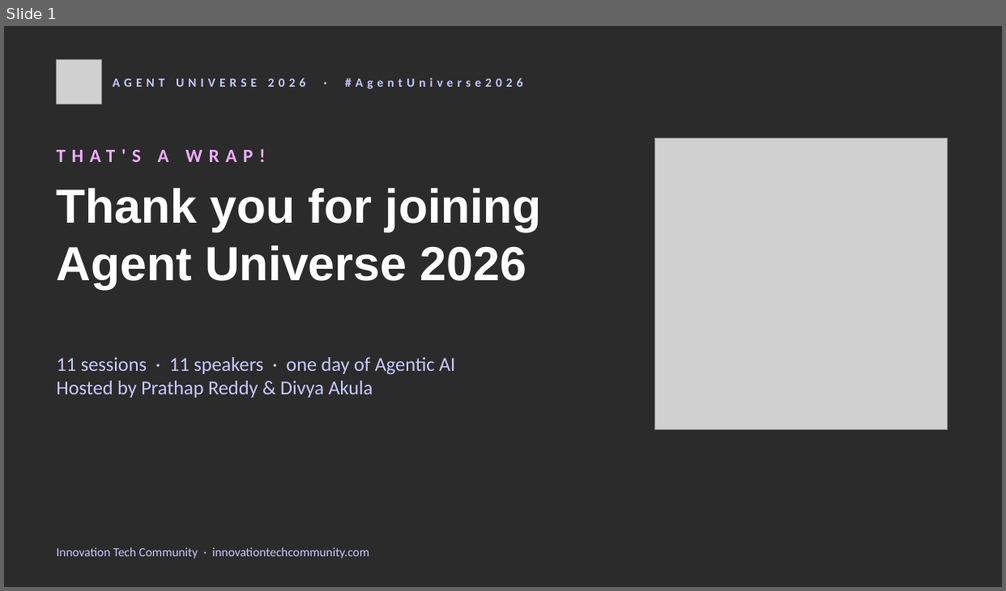
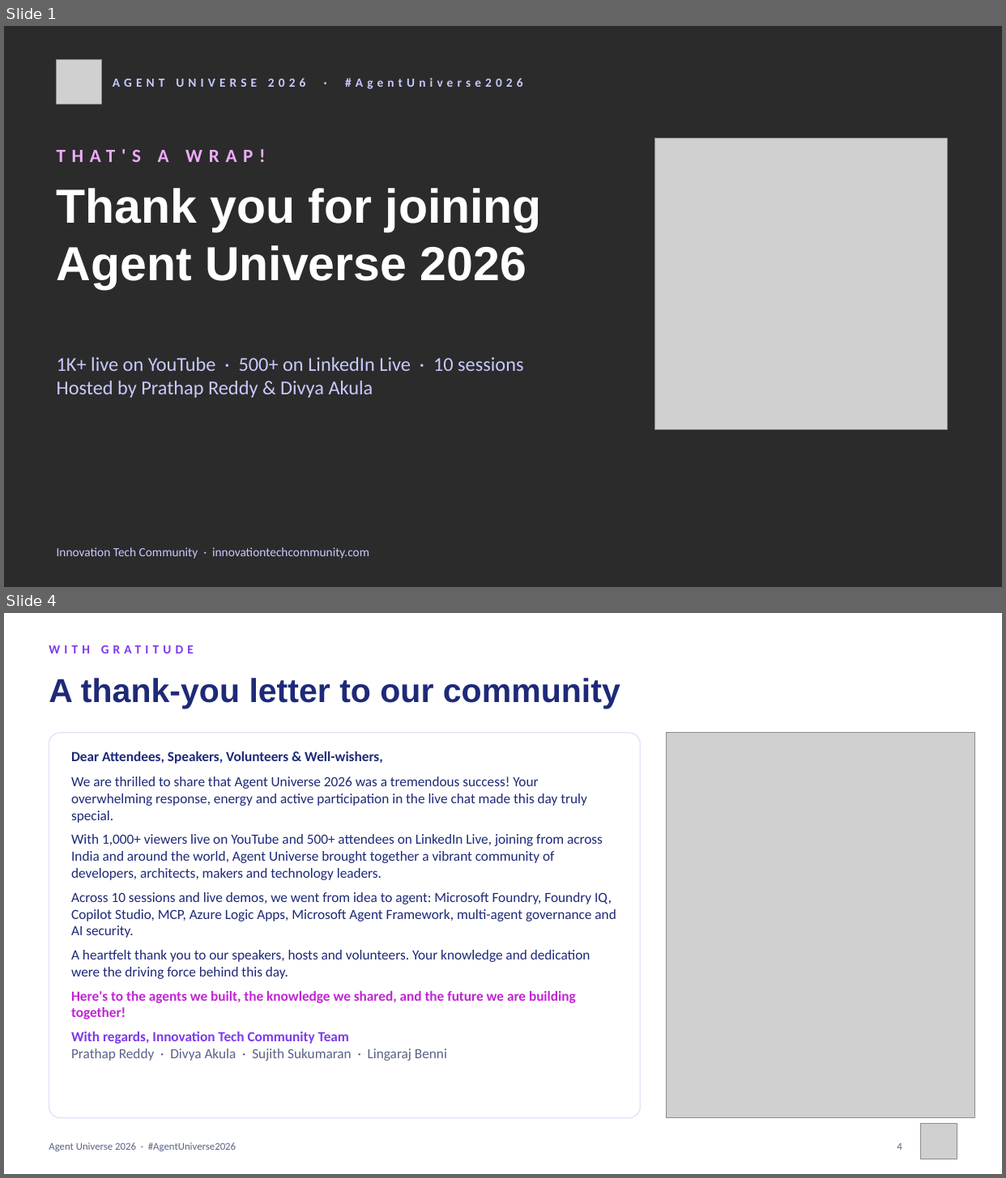
Before and after one commit to prathapm14/agent-universe-2026, a slide deck: slides/agent-universe-2026-closing.pptx. Shown one above the other, each under a label of ours: slide 1 before the commit, slides 1 and 4 after it; the slides between them are not shown. The pictures are 1006x591 and 1006x1178 pixels, drawn with LibreOffice and Linux fonts; fonts in the diff are those of the drawing; grey boxes stand for pictures; background and template pictures are left out; a plain dark background stands for a picture behind light text. Boxes give left, top, right and bottom in pixels: in the first picture for what was removed or moved away, otherwise in the second. Text is boxed around its words. In the diff, an @@ line names an element or a change of style, - is before the commit and + after.

```diff
--- a/slides/agent-universe-2026-closing.pptx
+++ b/slides/agent-universe-2026-closing.pptx
@@ slide 4 added at <box>4,613,1002,1174</box>, background picture (left out) @@
@@ text added at <box>49,636,722,662</box>, 12 pt, text #7C3AED, bold @@
+WITH GRATITUDE
@@ text added at <box>49,678,620,709</box>, 32 pt, text #1E2A78, bold @@
+A thank-you letter to our community
@@ rounded rectangle added at <box>49,733,641,1118</box>, fill #FFFFFF, outline #E4E0FB 1 pt @@
@@ picture added at <box>667,733,975,1118</box> @@
@@ text added at <box>71,752,616,1061</box>, 13.5 pt, text #1E2A78 @@
+Dear Attendees, Speakers, Volunteers & Well-wishers,
+We are thrilled to share that Agent Universe 2026 was a tremendous success! Your overwhelming response, energy and active participation in the live chat made this day truly special.
+With 1,000+ viewers live on YouTube and 500+ attendees on LinkedIn Live, joining from across India and around the world, Agent Universe brought together a vibrant community of developers, architects, makers and technology leaders.
+Across 10 sessions and live demos, we went from idea to agent: Microsoft Foundry, Foundry IQ, Copilot Studio, MCP, Azure Logic Apps, Microsoft Agent Framework, multi-agent governance and AI security.
+A heartfelt thank you to our speakers, hosts and volunteers. Your knowledge and dedication were the driving force behind this day.
+Here's to the agents we built, the knowledge we shared, and the future we are building together!
+With regards, Innovation Tech Community Team
+Prathap Reddy · Divya Akula · Sujith Sukumaran · Lingaraj Benni
@@ text added at <box>49,1143,236,1152</box>, 10 pt, text #5B6385 @@
+Agent Universe 2026 · #AgentUniverse2026
@@ text added at <box>897,1144,901,1150</box>, 10 pt, text #5B6385 @@
+4
@@ picture added at <box>921,1123,957,1160</box> @@
@@ slide 1 changed as well @@
@@ text at <box>57,357,523,371</box>: text changed @@
-11 sessions · 11 speakers · one day of Agentic AI
+1K+ live on YouTube · 500+ on LinkedIn Live · 10 sessions
```
Also in this commit, not shown: 5 other slides changed, 1 other slide added, 1 other file.
